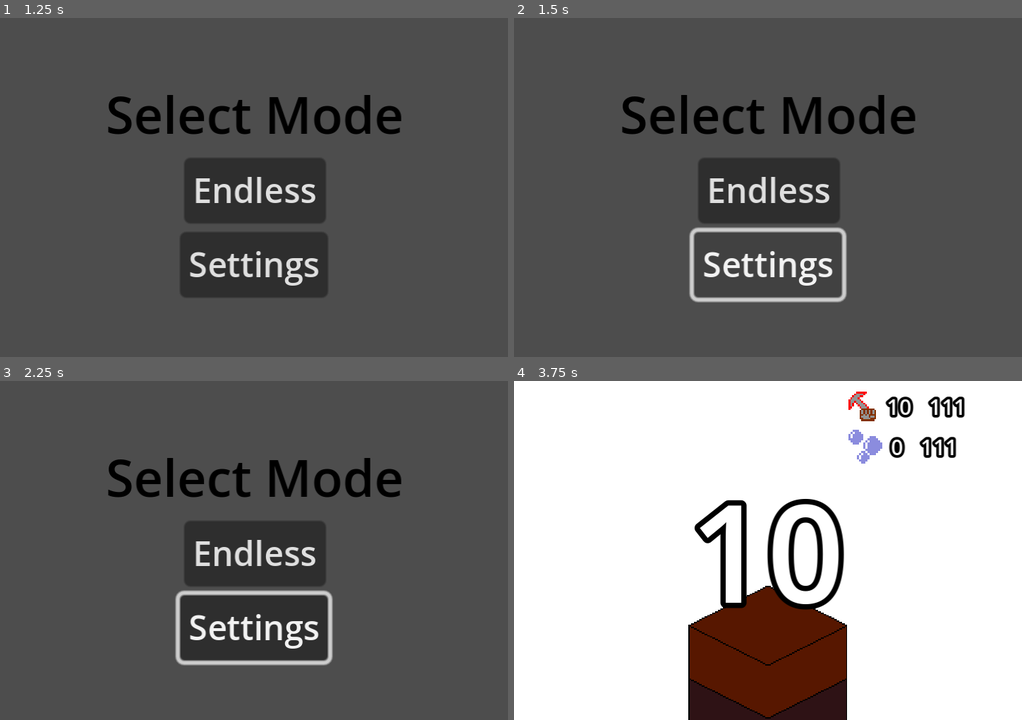
Above: before the commit, frames 1-4 (two rows, left to right).
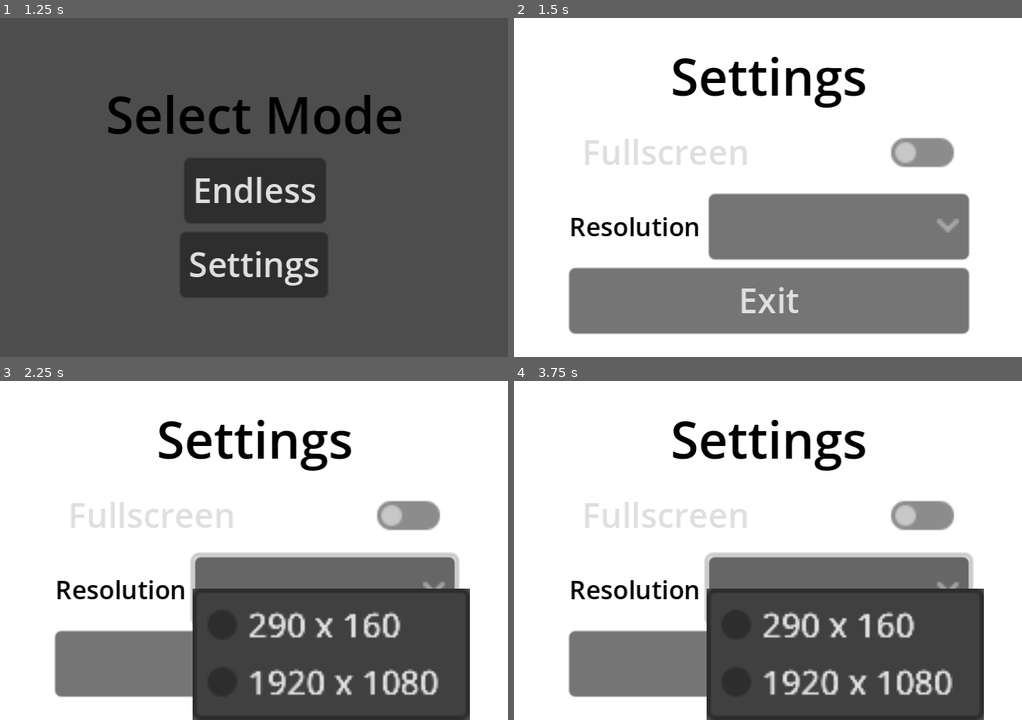
Above: after the commit, the same moments.

Repository: tfcb93/block-in-bits
Game: Godot game, scene res://Scenes/game.tscn
Two runs of this game, one before a commit and one after it. Both use one fixed random seed, a clock stepped at 60 frames per second and the inputs below.
Inputs (mouse positions are in pixels of both pictures, inside the frame that each line leads up to):
- Up to frame 1 (1.25 s): tap Enter (start) at 0.5, 0.8 s; move the mouse to (365, 170) at 0.52 s; hold Z (action) from 0.53 s (still down); click (365, 170) at 0.67 s
- Up to frame 2 (1.5 s): release Z (action) at 1.25 s; click "Settings" at 1.25 s
- Up to frame 3 (2.25 s): click (325, 591) at 2.02 s
- Up to frame 4 (3.75 s): click (768, 553) at 2.75 s, where only the run before the commit has a clickable "Endless"; click (839, 591) at 3.52 s

Frame 1 is identical in both runs. In frame 2, 99% of the frame differs, in the area x 0-100%, y 0-100%; in frame 3, 84%; in frame 4, 39%.

Commit message:
Creates settings screen; Makes it openable from the select mode screen and pause menu

Diff:
--- a/Scenes/game.tscn
+++ b/Scenes/game.tscn
@@ -1,9 +1,10 @@
-[gd_scene load_steps=5 format=3 uid="uid://drarqqw6keabg"]
+[gd_scene load_steps=6 format=3 uid="uid://drarqqw6keabg"]
 
 [ext_resource type="Script" path="res://Scripts/game.gd" id="1_25r8w"]
 [ext_resource type="PackedScene" uid="uid://ofnaphcqerff" path="res://Scenes/start_screen.tscn" id="2_3tcmf"]
 [ext_resource type="PackedScene" uid="uid://dveothv1myxly" path="res://Scenes/pause_screen.tscn" id="3_0fafb"]
 [ext_resource type="PackedScene" uid="uid://gttnpa80nl25" path="res://Scenes/mode_selection.tscn" id="3_crkq4"]
+[ext_resource type="PackedScene" uid="uid://dcu3ynjpt6gem" path="res://Scenes/settings.tscn" id="5_bw20d"]
 
 [node name="game" type="Node2D"]
 script = ExtResource("1_25r8w")
@@ -14,3 +15,5 @@
 [node name="Mode Selection" parent="." instance=ExtResource("3_crkq4")]
 
 [node name="pause screen" parent="." instance=ExtResource("3_0fafb")]
+
+[node name="Settings" parent="." instance=ExtResource("5_bw20d")]
--- /dev/null
+++ b/Scenes/settings.tscn
@@ -0,0 +1,69 @@
+[gd_scene load_steps=4 format=3 uid="uid://dcu3ynjpt6gem"]
+
+[ext_resource type="Script" path="res://Scripts/settings.gd" id="1_xuo5i"]
+[ext_resource type="LabelSettings" uid="uid://clji31jb7p4ew" path="res://Resources/big_text_label.tres" id="2_s48hx"]
+[ext_resource type="LabelSettings" uid="uid://cnpd02d1dmt6i" path="res://Resources/normal_text_label.tres" id="3_68evt"]
+
+[node name="Settings" type="Node2D"]
+process_mode = 3
+script = ExtResource("1_xuo5i")
+
+[node name="interface" type="CanvasLayer" parent="."]
+unique_name_in_owner = true
+
+[node name="ColorRect" type="ColorRect" parent="interface"]
+anchors_preset = 15
+anchor_right = 1.0
+anchor_bottom = 1.0
+grow_horizontal = 2
+grow_vertical = 2
+
+[node name="VBoxContainer" type="VBoxContainer" parent="interface"]
+anchors_preset = 8
+anchor_left = 0.5
+anchor_top = 0.5
+anchor_right = 0.5
+anchor_bottom = 0.5
+offset_left = -46.5
+offset_top = -34.5
+offset_right = 46.5
+offset_bottom = 34.5
+grow_horizontal = 2
+grow_vertical = 2
+alignment = 1
+
+[node name="Label" type="Label" parent="interface/VBoxContainer"]
+layout_mode = 2
+text = "Settings"
+label_settings = ExtResource("2_s48hx")
+horizontal_alignment = 1
+
+[node name="btn_fullscreen" type="CheckButton" parent="interface/VBoxContainer"]
+unique_name_in_owner = true
+layout_mode = 2
+text = "Fullscreen"
+
+[node name="HBoxContainer" type="HBoxContainer" parent="interface/VBoxContainer"]
+layout_mode = 2
+
+[node name="Label" type="Label" parent="interface/VBoxContainer/HBoxContainer"]
+layout_mode = 2
+text = "Resolution"
+label_settings = ExtResource("3_68evt")
+
+[node name="btn_resolution" type="OptionButton" parent="interface/VBoxContainer/HBoxContainer"]
+unique_name_in_owner = true
+layout_mode = 2
+item_count = 2
+popup/item_0/text = "290 x 160"
+popup/item_1/text = "1920 x 1080"
+popup/item_1/id = 1
+
+[node name="btn_exit" type="Button" parent="interface/VBoxContainer"]
+unique_name_in_owner = true
+layout_mode = 2
+text = "Exit"
+
+[connection signal="toggled" from="interface/VBoxContainer/btn_fullscreen" to="." method="_on_btn_fullscreen_toggled"]
+[connection signal="item_selected" from="interface/VBoxContainer/HBoxContainer/btn_resolution" to="." method="_on_btn_resolution_item_selected"]
+[connection signal="pressed" from="interface/VBoxContainer/btn_exit" to="." method="_on_btn_exit_pressed"]
--- a/Scripts/events.gd
+++ b/Scripts/events.gd
@@ -31,6 +31,11 @@
 signal pause_game();
 signal unpause_game();
 
+signal open_settings_from_selection();
+signal close_settings_to_selection();
+signal open_settings_from_pause();
+signal close_settings_to_pause();
+
 signal start_game();
 signal stop_game();
 
--- a/Scripts/game.gd
+++ b/Scripts/game.gd
@@ -30,6 +30,7 @@
 func select_game_mode() -> void:
 	Events.emit_signal("close_start_screen");
 	Events.emit_signal("open_select_mode");
+	Globals.game_state = Globals.GAME_STATES.SELECTION;
 
 func pause_game() -> void:
 	get_tree().paused = true;
--- a/Scripts/globals.gd
+++ b/Scripts/globals.gd
@@ -19,7 +19,7 @@
 var next_checkpoint_points: int = 1000;
 
 # game states
-enum GAME_STATES {START_SCREEN, SETTINGS, IN_GAME, PAUSED, EXIT};
+enum GAME_STATES {START_SCREEN, SELECTION, IN_GAME, PAUSED, EXIT};
 var game_state := GAME_STATES.START_SCREEN;
 
 
--- a/Scripts/mode_selection.gd
+++ b/Scripts/mode_selection.gd
@@ -3,16 +3,19 @@
 
 func _ready() -> void:
 	Events.connect("open_select_mode", _on_open_select_mode);
+	Events.connect("close_settings_to_selection", _on_close_settings);
 
 	%interface.visible = false;
 
 func _on_open_select_mode() -> void:
 	%interface.visible = true;
 
-
 func _on_close_select_mode() -> void:
 	%interface.visible = false;
 	Events.emit_signal("close_select_mode");
+
+func _on_close_settings() -> void:
+	%interface.visible = true;
 
 func _on_btn_endless_pressed() -> void:
 	_on_close_select_mode();
@@ -20,4 +23,5 @@
 
 
 func _on_btn_settings_pressed() -> void:
-	pass # Replace with function body.
+	%interface.visible = false;
+	Events.emit_signal("open_settings_from_selection");
--- a/Scripts/pause_screen.gd
+++ b/Scripts/pause_screen.gd
@@ -4,6 +4,7 @@
 func _ready() -> void:
 	Events.connect("pause_game",_on_pause_game);
 	Events.connect("unpause_game",_on_unpause_game);
+	Events.connect("close_settings_to_pause", _on_close_settings);
 	if (not get_tree().paused):
 		%interface.visible = false;
 
@@ -14,13 +15,16 @@
 func _on_unpause_game() -> void:
 	%interface.visible = false;
 
+func _on_close_settings() -> void:
+	%interface.visible = true;
 
 func _on_btn_back_pressed() -> void:
 	Events.emit_signal("unpause_game");
 
 
 func _on_btn_settings_pressed() -> void:
-	pass # Replace with function body.
+	%interface.visible = false;
+	Events.emit_signal("open_settings_from_pause");
 
 
 func _on_btn_info_pressed() -> void:
--- /dev/null
+++ b/Scripts/settings.gd
@@ -0,0 +1,27 @@
+extends Node2D;
+
+
+func _ready() -> void:
+	%interface.visible = false;
+
+	Events.connect("open_settings_from_selection", _on_open_settings);
+	Events.connect("open_settings_from_pause", _on_open_settings);
+
+func _on_open_settings() -> void:
+	%interface.visible = true;
+
+func _on_btn_fullscreen_toggled(toggled_on: bool) -> void:
+	pass # Replace with function body.
+
+
+func _on_btn_resolution_item_selected(index: int) -> void:
+	pass # Replace with function body.
+
+
+func _on_btn_exit_pressed() -> void:
+	%interface.visible = false;
+	match Globals.game_state:
+		Globals.GAME_STATES.PAUSED:
+			Events.emit_signal("close_settings_to_pause");
+		Globals.GAME_STATES.SELECTION:
+			Events.emit_signal("close_settings_to_selection");
Not shown: 1 places in Scenes/level.tscn that only renumber resources
